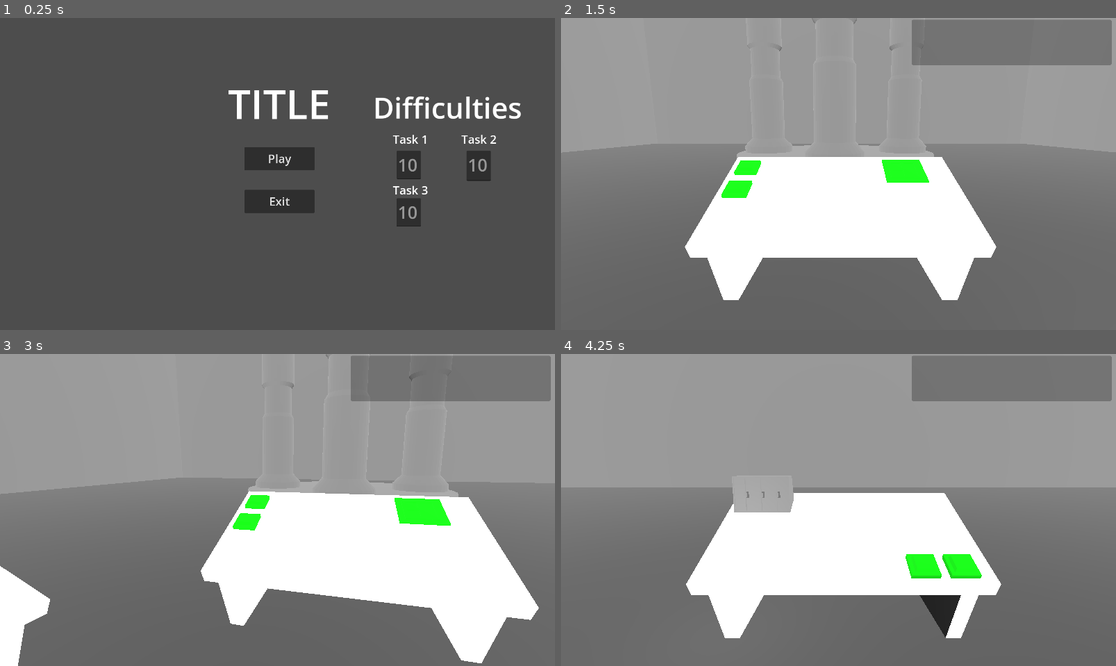
Above: before the commit, frames 1-4 (two rows, left to right).
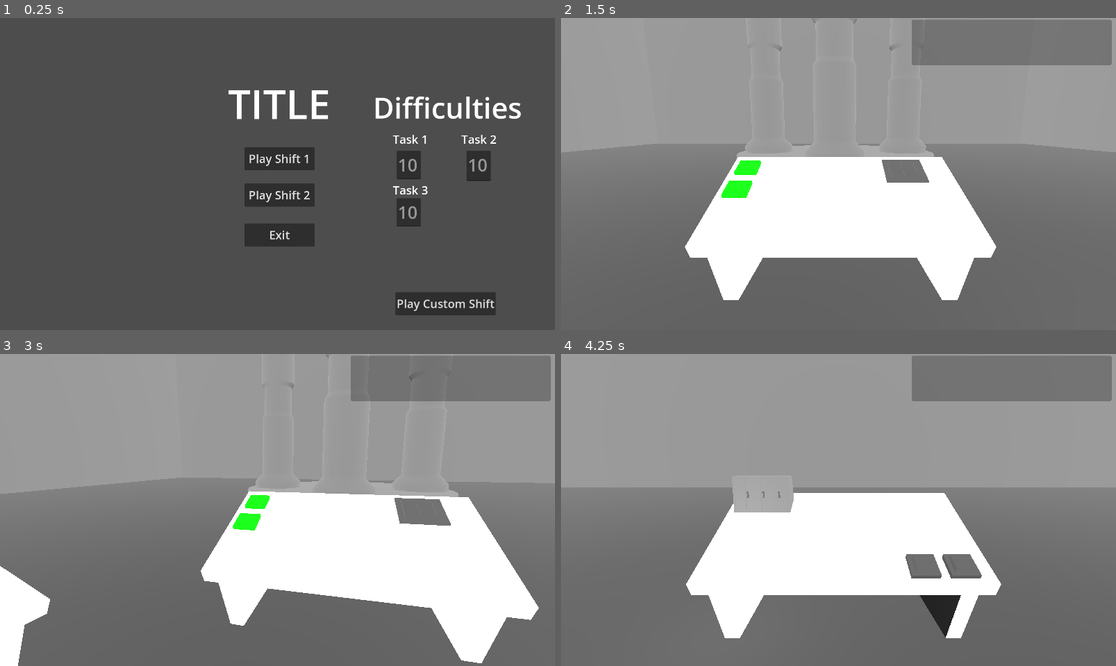
Above: after the commit, the same moments.

Repository: ThomasLarsonBusiness/Atom-Punk-Project
Game: Godot game, scene res://Scenes/Environments/sce_main_game.tscn
Same seed, same stepped clock (60 frames per second), same inputs: the game is played once before the commit and once after it.
Inputs (mouse positions are in pixels of both pictures, inside the frame that each line leads up to):
- Up to frame 1 (0.25 s): no input
- Up to frame 2 (1.5 s): click (971, 164) at 0.52 s; type "12" at 0.6 s; click (1038, 164) at 0.75 s; type "12" at 0.83 s; click (971, 211) at 0.98 s; type "12" at 1.07 s; click (838, 158) at 1.25 s, where only the run before the commit has a clickable "Play"
- Up to frame 3 (3 s): tap Enter at 2 s; move the mouse to (399, 494) at 2.02 s; tap W (Look Forward) at 2.1 s; click (399, 494) at 2.17 s; tap Space at 2.75 s; move the mouse to (166, 525) at 2.77 s; tap A (Look Left) at 2.85 s; click (166, 525) at 2.92 s
- Up to frame 4 (4.25 s): move the mouse to (894, 441) at 3.52 s; tap D (Look Right) at 3.6 s; click (894, 441) at 3.67 s

The runs differ from the first frame. In frame 1, 3.0% of the frame differs, in the area x 44-90%, y 43-96%; in frame 2, 0.5%; in frame 3, 0.7%; in frame 4, 0.9%.

Commit message:
Fixed Audio Issue, Added Task 1 Click

Diff:
--- a/Assets/Scripts/GameManager.gd
+++ b/Assets/Scripts/GameManager.gd
@@ -33,8 +33,9 @@
 
 # Utility Functions
 
-func start_game(difficulty1, difficulty2, difficulty3):
+func start_game(difficulty1, difficulty2, difficulty3, path):
 	task_manager.setup_tasks(difficulty1, difficulty2, difficulty3)
+	puzzle_grid.setup_puzzle(path)
 
 func end_game(label : String):
 	# Display End Game UI
--- a/Assets/Scripts/Game_Controller.gd
+++ b/Assets/Scripts/Game_Controller.gd
@@ -7,6 +7,7 @@
 var task1_difficulty
 var task2_difficulty
 var task3_difficulty
+var puzzle_path
 
 func _on_sce_main_menu_progress_to_game():
 	loading_screen.show()
@@ -14,11 +15,12 @@
 	task1_difficulty = main_menu.task1_difficulty
 	task2_difficulty = main_menu.task2_difficulty
 	task3_difficulty = main_menu.task3_difficulty
+	puzzle_path = main_menu.puzzle_path
 
 	main_menu.hide()
 
 	var scene = reactor_scene.instantiate()
 	add_child(scene)
 
-	scene.start_game(task1_difficulty, task2_difficulty, task3_difficulty)
+	scene.start_game(task1_difficulty, task2_difficulty, task3_difficulty, puzzle_path)
 	loading_screen.hide()
--- a/Assets/Scripts/Main_Menu.gd
+++ b/Assets/Scripts/Main_Menu.gd
@@ -7,11 +7,36 @@
 var task1_difficulty = 10
 var task2_difficulty = 10
 var task3_difficulty = 10
+var puzzle_path = "res://Data/Puzzles/TestPuzzle2.json"
 signal progress_to_game
 
+func load_shift(path):
+	if FileAccess.file_exists(path):
+		var file = FileAccess.open(path, FileAccess.READ)
+		var parsed_data = JSON.parse_string(file.get_as_text())
+		if parsed_data is Dictionary:
+			fill_shift_data(parsed_data)
+
+func fill_shift_data(data):
+	var difficulties = data["Difficulties"]
+	task1_difficulty = difficulties[0]
+	task2_difficulty = difficulties[1]
+	task3_difficulty = difficulties[2]
+	puzzle_path = data["Puzzle Path"]
+	progress_to_game.emit()
 
 
-func _on_play_button_pressed():
+func _on_shift_1_button_pressed():
+	load_shift("res://Data/Shifts/Shift1.json")
+
+func _on_shift_1_button_2_pressed():
+	load_shift("res://Data/Shifts/Shift2.json")
+
+func _on_exit_button_pressed():
+	get_tree().quit()
+
+
+func _on_custom_shift_button_pressed():
 	if task1_difficulty_input.text:
 		task1_difficulty = clamp(int(task1_difficulty_input.text), 0, 20)
 
@@ -22,6 +47,3 @@
 		task3_difficulty = clamp(int(task3_difficulty_input.text), 0, 20)
 
 	progress_to_game.emit()
-
-func _on_exit_button_pressed():
-	get_tree().quit()
--- a/Assets/Scripts/Win Condition/WinConditionGridManager.gd
+++ b/Assets/Scripts/Win Condition/WinConditionGridManager.gd
@@ -9,8 +9,6 @@
 @onready var house_texture = load("res://Assets/Textures/Win_Condition_House.png")
 
 # Puzzles
-var test_path = "res://Data/Puzzles/TestPuzzle.json"
-var test_path_2 = "res://Data/Puzzles/TestPuzzle2.json"
 var loaded_data
 
 # Fields
@@ -25,9 +23,9 @@
 var cables_placed : int = 0
 
 # Called when the node enters the scene tree for the first time.
-func _ready():
+func setup_puzzle(path):
 	# Gets the Data
-	loaded_data = load_puzzle(test_path)
+	loaded_data = load_puzzle(path)
 	create_puzzle(loaded_data)
 
 
--- /dev/null
+++ b/Data/Shifts/Shift1.json
@@ -0,0 +1,4 @@
+{
+	"Difficulties": [5, 5, 0, 0, 0],
+	"Puzzle Path": "res://Data/Puzzles/TestPuzzle.json"
+}
--- /dev/null
+++ b/Data/Shifts/Shift2.json
@@ -0,0 +1,4 @@
+{
+	"Difficulties": [10, 8, 5, 0, 0],
+	"Puzzle Path": "res://Data/Puzzles/TestPuzzle2.json"
+}
--- a/Scenes/Environments/sce_main_menu.tscn
+++ b/Scenes/Environments/sce_main_menu.tscn
@@ -22,21 +22,39 @@
 horizontal_alignment = 1
 vertical_alignment = 1
 
-[node name="Play Button" type="Button" parent="."]
+[node name="Shift 1 Button" type="Button" parent="."]
 layout_mode = 0
 offset_left = 846.0
 offset_top = 447.455
 offset_right = 1088.0
 offset_bottom = 527.454
 theme_override_font_sizes/font_size = 40
-text = "Play"
+text = "Play Shift 1"
+
+[node name="Shift 1 Button2" type="Button" parent="."]
+layout_mode = 0
+offset_left = 846.0
+offset_top = 572.885
+offset_right = 1088.0
+offset_bottom = 652.884
+theme_override_font_sizes/font_size = 40
+text = "Play Shift 2"
+
+[node name="Custom Shift Button" type="Button" parent="."]
+layout_mode = 0
+offset_left = 1368.0
+offset_top = 949.0
+offset_right = 1712.0
+offset_bottom = 1029.0
+theme_override_font_sizes/font_size = 40
+text = "Play Custom Shift"
 
 [node name="Exit Button" type="Button" parent="."]
 layout_mode = 0
 offset_left = 846.0
-offset_top = 594.81
+offset_top = 710.85
 offset_right = 1088.0
-offset_bottom = 674.809
+offset_bottom = 790.849
 theme_override_font_sizes/font_size = 40
 text = "Exit"
 
@@ -45,7 +63,7 @@
 offset_left = 1214.0
 offset_top = 226.0
 offset_right = 1864.0
-offset_bottom = 1022.0
+offset_bottom = 936.0
 
 [node name="Task 1 Difficulty" type="TextEdit" parent="Difficulties"]
 layout_mode = 0
@@ -121,5 +139,7 @@
 horizontal_alignment = 1
 vertical_alignment = 1
 
-[connection signal="pressed" from="Play Button" to="." method="_on_play_button_pressed"]
+[connection signal="pressed" from="Shift 1 Button" to="." method="_on_shift_1_button_pressed"]
+[connection signal="pressed" from="Shift 1 Button2" to="." method="_on_shift_1_button_2_pressed"]
+[connection signal="pressed" from="Custom Shift Button" to="." method="_on_custom_shift_button_pressed"]
 [connection signal="pressed" from="Exit Button" to="." method="_on_exit_button_pressed"]
--- a/Scenes/Objects/Task 1/Task_1_Button.tscn
+++ b/Scenes/Objects/Task 1/Task_1_Button.tscn
@@ -1,8 +1,9 @@
-[gd_scene load_steps=5 format=3 uid="uid://2i485uuhmhpx"]
+[gd_scene load_steps=6 format=3 uid="uid://2i485uuhmhpx"]
 
 [ext_resource type="Script" path="res://Assets/Scripts/Task 1/Task1ButtonFunctionality.gd" id="1_3snup"]
 [ext_resource type="ArrayMesh" uid="uid://be2flkm7yetrs" path="res://Assets/Models/Task/task1_button_V01.obj" id="1_vuv47"]
 [ext_resource type="Material" uid="uid://dsupjme06mpfr" path="res://Assets/Materials/Objects/MAT_task1_disabled.tres" id="3_2dx2h"]
+[ext_resource type="AudioStream" uid="uid://cg6qmbkeqdwnd" path="res://Assets/SFX/Task 1/SFX_Task1_ButtonClick.wav" id="4_315sh"]
 
 [sub_resource type="BoxShape3D" id="BoxShape3D_xhuun"]
 size = Vector3(0.316915, 0.0933137, 0.318675)
@@ -21,5 +22,9 @@
 shape = SubResource("BoxShape3D_xhuun")
 
 [node name="AudioEmitter" type="AudioStreamPlayer3D" parent="."]
+stream = ExtResource("4_315sh")
+max_distance = 100.0
+panning_strength = 0.0
+bus = &"Tasks"
 
 [connection signal="input_event" from="Area3D" to="." method="_on_area_3d_input_event"]
--- a/default_bus_layout.tres
+++ b/default_bus_layout.tres
@@ -1,3 +1,9 @@
 [gd_resource type="AudioBusLayout" format=3 uid="uid://07j6uvno7sf4"]
 
 [resource]
+bus/1/name = &"Tasks"
+bus/1/solo = false
+bus/1/mute = false
+bus/1/bypass_fx = false
+bus/1/volume_db = 0.0
+bus/1/send = &"Master"
--- a/project.godot
+++ b/project.godot
@@ -21,6 +21,10 @@
 window/size/viewport_height=1080
 window/size/mode=3
 window/size/initial_screen=1
+
+[dotnet]
+
+project/assembly_name="Atom Punk Project"
 
 [filesystem]
 
Not shown, added: Assets/SFX/Task 1/SFX_Task1_ButtonClick.wav.import
Not shown, removed: Assets/SFX/Task 1/Task1_Button_Click.wav.import
Not shown, added: Assets/SFX/Task 1/SFX_Task1_ButtonClick.wav
Not shown, removed: Assets/SFX/Task 1/Task1_Button_Click.wav
